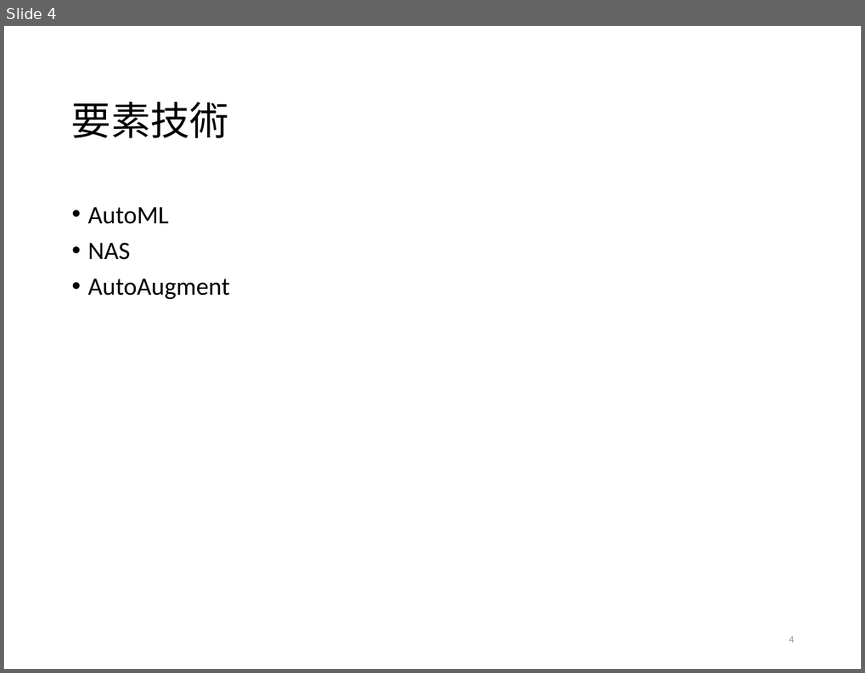
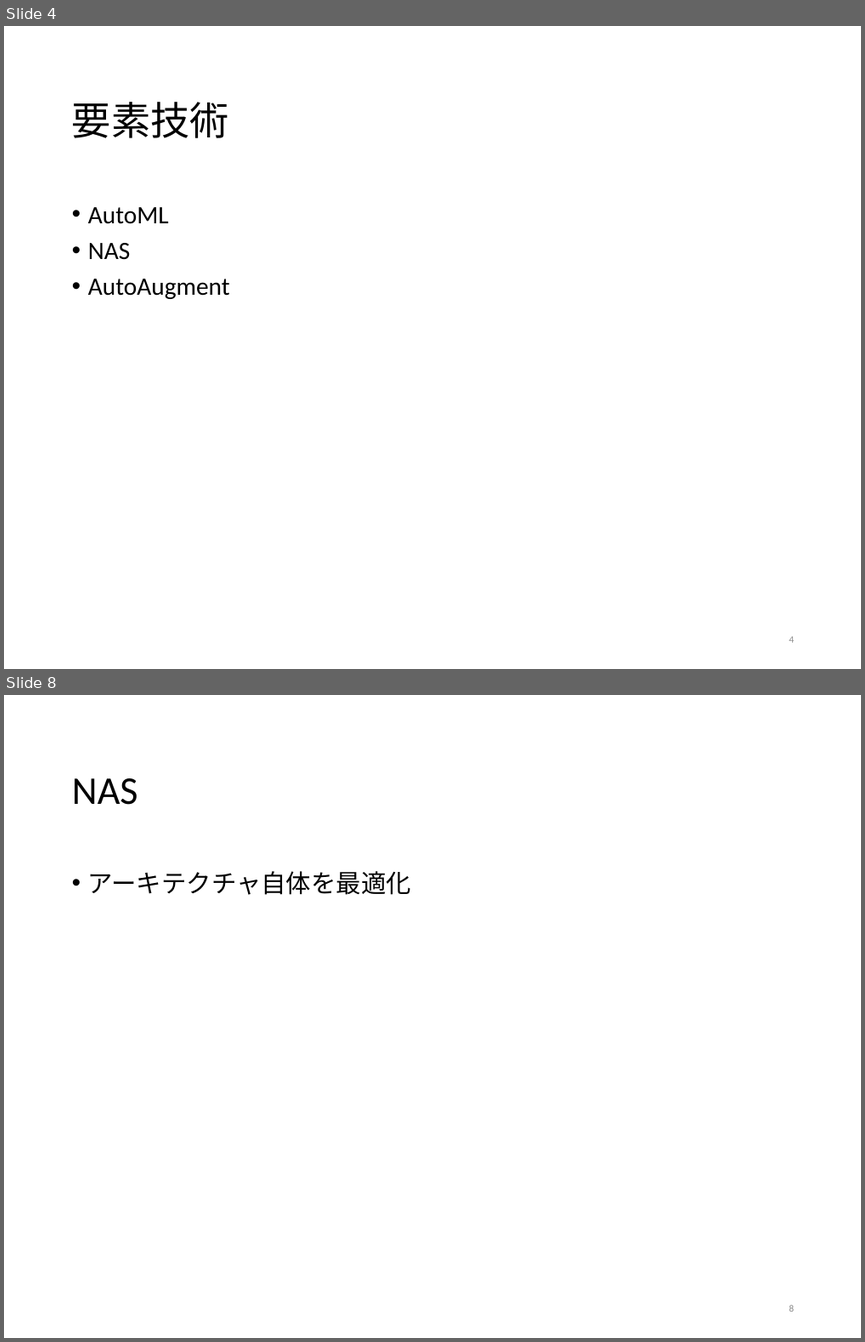
Before and after one commit to tatsuya-sugiyama/WeeklyReport, a slide deck: report/2020前期/2020sugiyama.pptx. Shown one above the other, each under a label of ours: slide 4 before the commit, slides 4 and 8 after it; the slides between them are not shown. The pictures are 865x673 and 865x1342 pixels, drawn with LibreOffice and Linux fonts; fonts in the diff are those of the drawing. Boxes give left, top, right and bottom in pixels: in the first picture for what was removed or moved away, otherwise in the second. Text is boxed around its words. In the diff, an @@ line names an element or a change of style, - is before the commit and + after.

```diff
--- a/report/2020前期/2020sugiyama.pptx
+++ b/report/2020前期/2020sugiyama.pptx
@@ slide 8 added at [4, 695, 861, 1338], background #FFFFFF @@
@@ title added at [72, 778, 138, 805], 33 pt, text #000000 @@
+NAS
@@ text added at [88, 871, 411, 895], 21 pt, text #000000 @@
+• アーキテクチャ自体を最適化
@@ page number added at [789, 1304, 794, 1311], 8.2 pt, text #8C8C8C @@
+8
```
Also in this commit, not shown: 5 slides changed, 13 other slides added, 2 slides removed.
